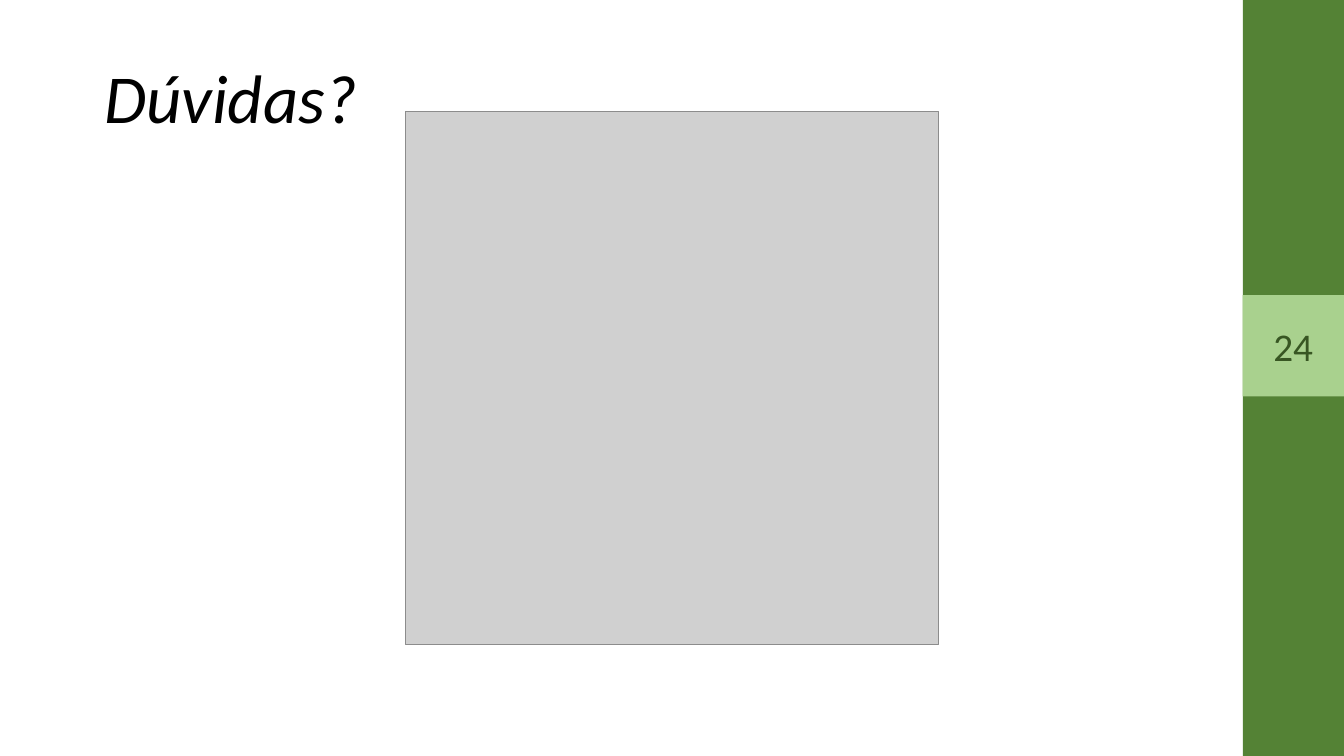
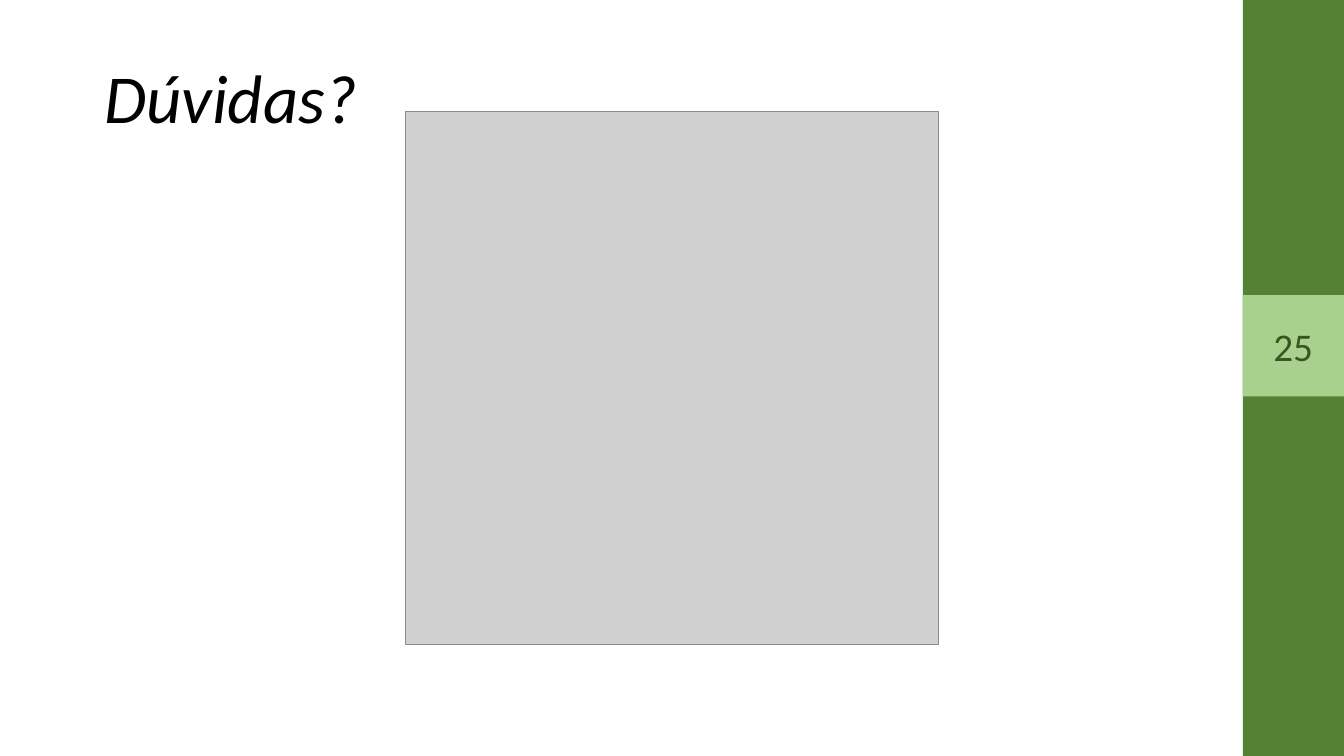
Before and after one commit to Klayvert2003/PI_3Semestre_2023, a slide deck: slide 26 of Documentation/Apresentação.pptx (slide 24 before the commit). Drawn at 1344x756 pixels with LibreOffice and Linux fonts; fonts in the diff are those of the drawing; grey boxes stand for pictures. Boxes give left, top, right and bottom in pixels: in the first picture for what was removed or moved away, otherwise in the second. Text is boxed around its words. In the diff, an @@ line names an element or a change of style, - is before the commit and + after.

```diff
--- a/Documentation/Apresentação.pptx
+++ b/Documentation/Apresentação.pptx
@@ text in rectangle at [1273,335,1313,361]: text changed @@
-24
+25
```
Also in this commit, not shown: 5 other slides changed, 2 slides added, 1 other file.
